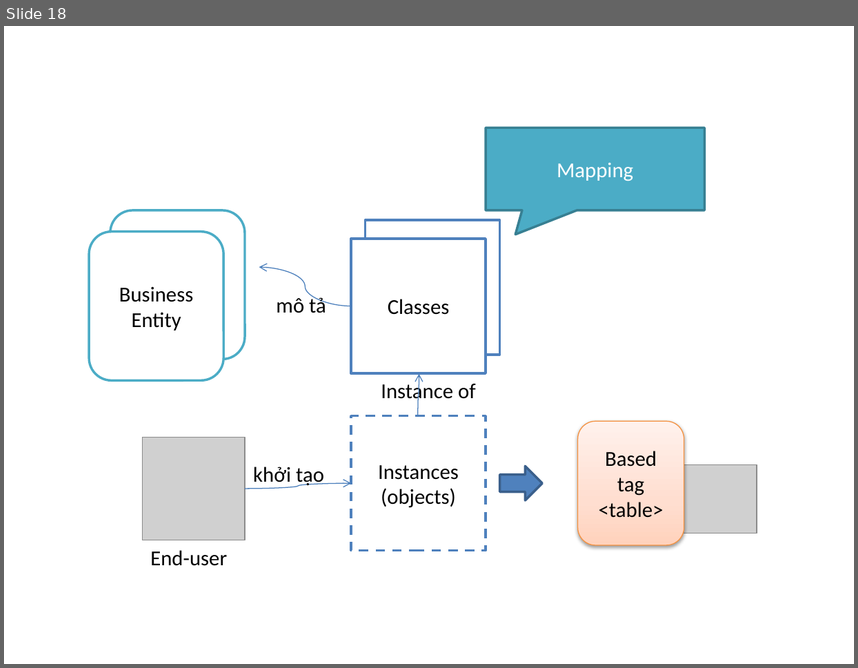
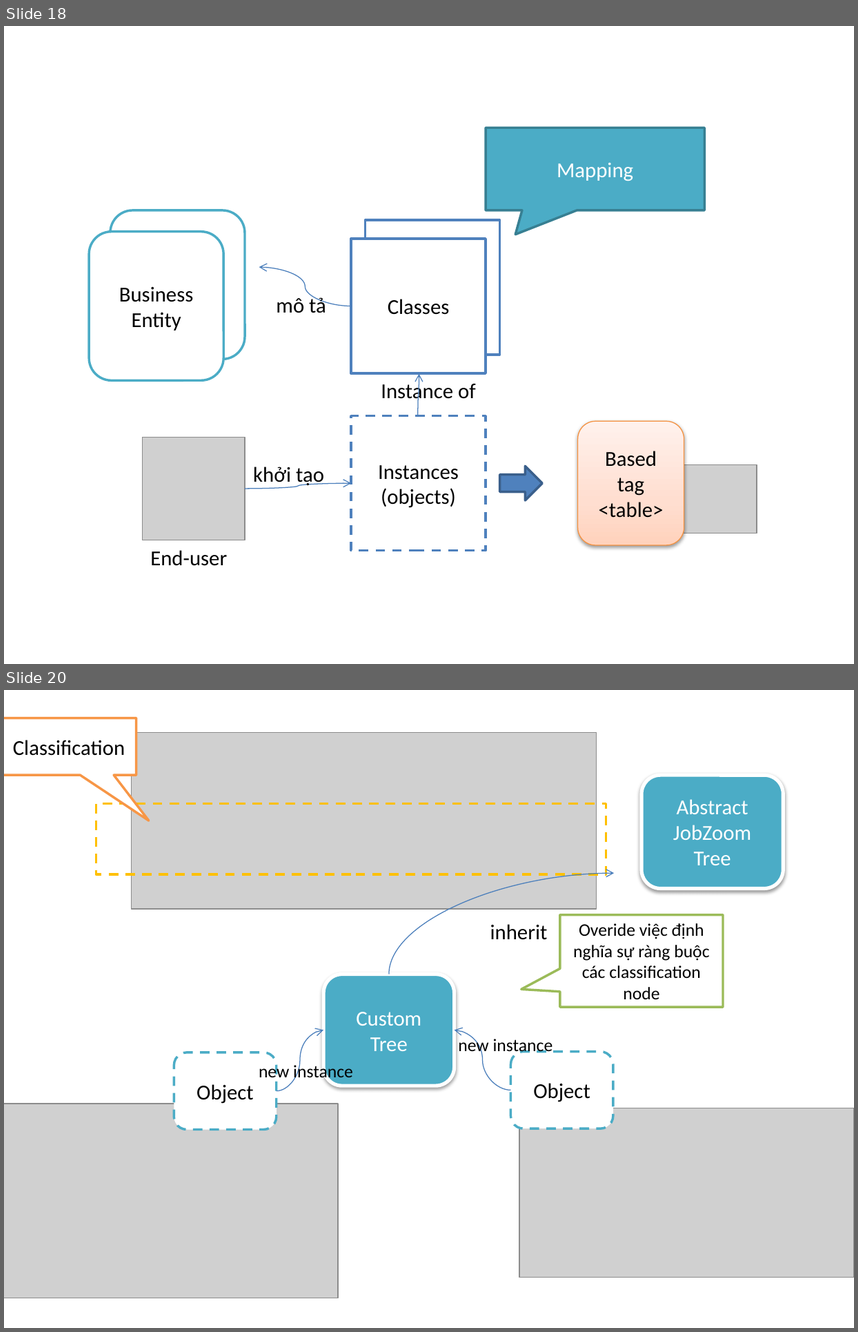
Before and after one commit to khanhduy94/jobzoom, a slide deck: Documents/Thesis Report Picture.pptx. Shown one above the other, each under a label of ours: slide 18 before the commit, slides 18 and 20 after it; the slides between them are not shown. The pictures are 858x668 and 858x1332 pixels, drawn with LibreOffice and Linux fonts; fonts in the diff are those of the drawing; grey boxes stand for pictures. Boxes give left, top, right and bottom in pixels: in the first picture for what was removed or moved away, otherwise in the second. Text is boxed around its words. In the diff, an @@ line names an element or a change of style, - is before the commit and + after.

```diff
--- a/Documents/Thesis Report Picture.pptx
+++ b/Documents/Thesis Report Picture.pptx
@@ slide 20 added at (x1=4, y1=690, x2=854, y2=1328), background #FFFFFF @@
@@ speech box added at (x1=4, y1=718, x2=136, y2=775), fill #FFFFFF, outline #F79646 2 pt, 18 pt, text #000000 @@
+Classification
@@ picture added at (x1=132, y1=733, x2=597, y2=909) @@
@@ rounded rectangle added at (x1=642, y1=775, x2=784, y2=888), fill #4BACC6, outline #FFFFFF 3 pt, 18 pt, text #FFFFFF @@
+Abstract
+JobZoom Tree
@@ rectangle added at (x1=96, y1=803, x2=606, y2=874), outline #FFC000 2 pt dashed @@
@@ curved arrow added from (389, 974) to (615, 873), #4B7EBC 0.75 pt @@
@@ speech box added at (x1=560, y1=914, x2=723, y2=1006), fill #FFFFFF, outline #9BBB59 2 pt, 15 pt, text #000000 @@
+Overide việc định nghĩa sự ràng buộc các classification node
@@ text added at (x1=490, y1=924, x2=548, y2=940), 18 pt, text #000000 @@
+inherit
@@ rounded rectangle added at (x1=323, y1=974, x2=455, y2=1085), fill #4BACC6, outline #FFFFFF 3 pt, 18 pt, text #FFFFFF @@
+Custom Tree
@@ curved arrow added from (276, 1090) to (323, 1030), #4B7EBC 0.75 pt @@
@@ curved arrow added from (510, 1090) to (455, 1030), #4B7EBC 0.75 pt @@
@@ text added at (x1=458, y1=1036, x2=553, y2=1055), 15 pt, text #000000 @@
+new instance
@@ rounded rectangle added at (x1=174, y1=1052, x2=276, y2=1130), fill #FFFFFF, outline #4BACC6 2 pt dashed, 18 pt, text #000000 @@
+Object
@@ rounded rectangle added at (x1=510, y1=1052, x2=613, y2=1129), fill #FFFFFF, outline #4BACC6 2 pt dashed, 18 pt, text #000000 @@
+Object
@@ text added at (x1=259, y1=1063, x2=353, y2=1081), 15 pt, text #000000 @@
+new instance
@@ picture added at (x1=4, y1=1103, x2=338, y2=1298) @@
@@ picture added at (x1=519, y1=1108, x2=854, y2=1277) @@
```
Also in this commit, not shown: 1 slide changed, 2 other files.
